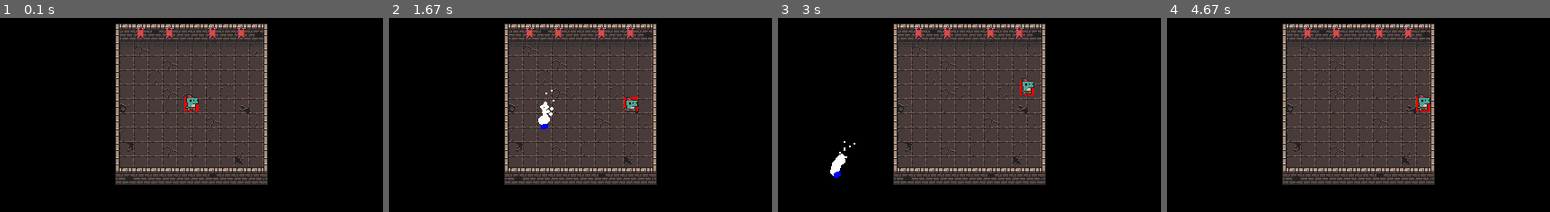
Above: before the commit, frames 1-4 (left to right).
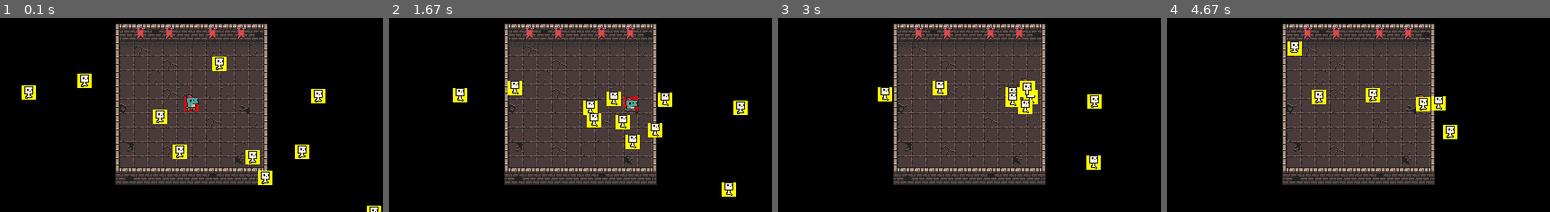
Above: after the commit, the same moments.

Repository: RDGMR/pygame-dungeon-shooter
Game: pygame game, started from main.py
Two runs of this game, one before a commit and one after it. Both use one fixed random seed, a clock stepped at 60 frames per second and the inputs below.
Inputs (mouse positions are in pixels of both pictures, inside the frame that each line leads up to):
- Up to frame 1 (0.1 s): no input
- Up to frame 2 (1.67 s): hold E 0.33-0.8 s; hold Right 0.33-0.8 s; click (565, 113) at 0.88 s; hold Right 1.17-1.63 s; move the mouse to (703, 97) at 1.2 s
- Up to frame 3 (3 s): hold Up 1.67-1.97 s; tap E at 1.82 s; hold Right 2-2.47 s; tap A at 2.15 s; hold Left from 2.5 s (still down)
- Up to frame 4 (4.67 s): release Left at 3.03 s; hold Down 3.07-3.37 s; tap E at 3.22, 4.38 s; hold Left 3.4-3.8 s; tap A at 3.55 s; hold Right from 4.23 s (still down)

The runs differ from the first frame. In frame 1, 2.6% of the frame differs, in the area x 5-100%, y 19-100%; in frame 2, 3.3%, in the area x 16-94%, y 32-93%; in frame 3, 2.5%; in frame 4, 1.6%.

Commit message:
:sparkles: Add enemies.

Diff:
--- /dev/null
+++ b/enemy.py
@@ -0,0 +1,74 @@
+from random import randint
+from pathlib import Path
+import pygame
+import math
+
+class Enemy_manager:
+    def __init__(self, target, bullets):
+        self.screen = target.screen
+        self.target = target
+        self.bullets = bullets
+        self.enemies = []
+
+        self.sprites = []
+        for sprite in Path("enemy/run").glob("*.png"):
+            for num in range(10):
+                image = pygame.image.load(f"enemy/run/{sprite.name}").convert()
+                image.set_colorkey((255, 0, 255))
+                self.sprites.append(image)
+
+        for num in range(10):
+            self.enemies.append(self.Enemy(self.screen))
+
+    def spawn(self):
+        self.enemies.append(self.Enemy(self.screen))
+
+    def update(self):
+        for enemy in self.enemies:
+            enemy.update(self.target)
+
+            for bullet in self.bullets:
+                if enemy.rect.colliderect((bullet.x, bullet.y, 5, 5)):
+                    enemy.hp -= 1
+                    self.bullets.remove(bullet)
+                    # break
+
+            if enemy.current_sprite >= len(self.sprites):
+                enemy.current_sprite = 0
+
+            if enemy.hp <= 0:
+                self.enemies.remove(enemy)
+
+    def render(self):
+        for enemy in self.enemies:
+            enemy.render(self.sprites[enemy.current_sprite])
+
+    class Enemy:
+        def __init__(self, screen):
+            self.screen = screen
+            self.current_sprite = 0
+
+            self.x = randint(0, 426)
+            self.y = randint(0, 240)
+            self.rect = pygame.Rect(self.x, self.y, 16, 16)
+            self.vel = .5
+            self.hp = 50
+
+        def update(self, target):
+            target_x = target.rect.x
+            target_y = target.rect.y
+            distance_x = target_x - self.x
+            distance_y = target_y - self.y
+            angle = math.atan2(distance_y, distance_x)
+            vel_x = self.vel * math.cos(angle)
+            vel_y = self.vel * math.sin(angle)
+            self.x += vel_x
+            self.y += vel_y
+            self.rect.x = self.x
+            self.rect.y = self.y
+
+            self.current_sprite += 1
+
+        def render(self, image):
+            pygame.draw.rect(self.screen, "YELLOW", self.rect)
+            self.screen.blit(image, self.rect)
--- a/main.py
+++ b/main.py
@@ -4,6 +4,7 @@
 from bullet import Bullet
 from map import Map
 from particles import Particle_manager
+from enemy import Enemy_manager
 
 pygame.init()
 
@@ -11,12 +12,13 @@
 fpsClock = pygame.time.Clock()
 
 size = width, height = 426, 240 # sei la man
-screen = pygame.display.set_mode(size)
+screen = pygame.display.set_mode(size, pygame.SCALED)
 running = True
 bullets = []
 Map = Map(screen)
 Player = Player(screen, Map)
 particle_manager = Particle_manager(screen)
+enemy_manager = Enemy_manager(Player, bullets)
 
 # Game loop.
 while running:
@@ -43,6 +45,9 @@
                 Player.down = True
                 Player.last_y = 1
 
+            elif event.key == pygame.K_e:
+                enemy_manager.spawn()
+
         elif event.type == KEYUP:
             if event.key == pygame.K_RIGHT:
                 Player.right = False
@@ -68,12 +73,14 @@
         # this is ugly
         if bullet.x < 0 - 5 or bullet.y < 0 - 5 or bullet.x > width or bullet.y > height: # hardcoded
             bullets.remove(bullet)
+    enemy_manager.update()
     particle_manager.update()
 
     # Draw.
     screen.fill("BLACK")
     Map.render()
     Player.render()
+    enemy_manager.render()
     particle_manager.render()
     for bullet in bullets:
         bullet.render()
Binary file added: enemy/idle/idle_0.png
Binary file added: enemy/idle/idle_1.png
Binary file added: enemy/idle/idle_2.png
Binary file added: enemy/idle/idle_3.png
Binary file added: enemy/run/run_0.png
Binary file added: enemy/run/run_1.png
Binary file added: enemy/run/run_2.png
Binary file added: enemy/run/run_3.png
